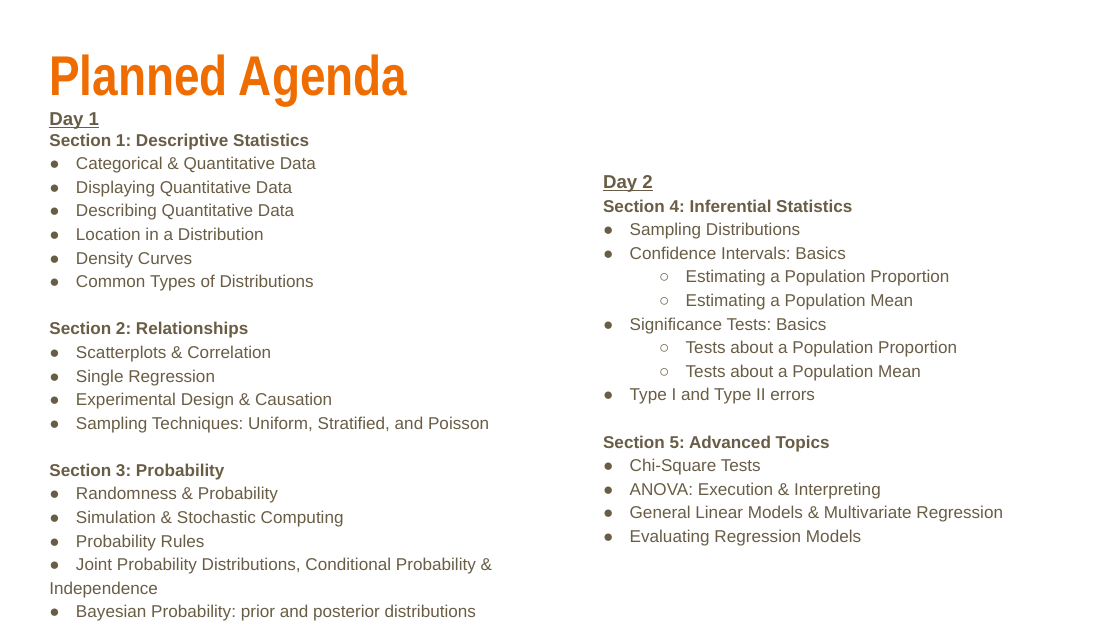
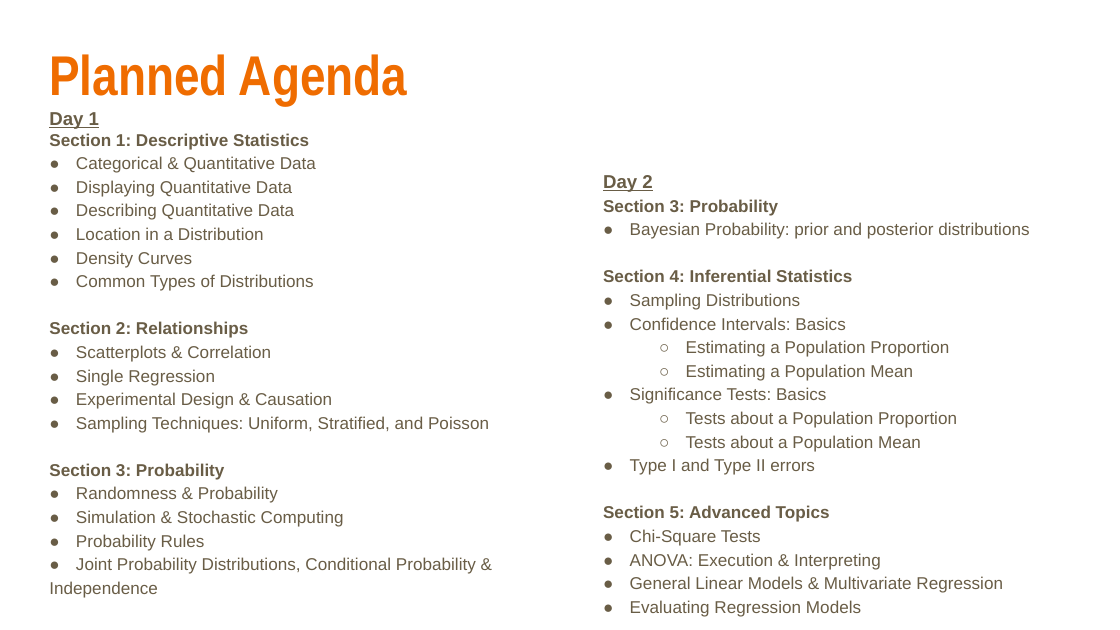
Before and after one commit to georgetown-analytics/XBUS-504-01.Data_Analysis_I_Statistics, a slide deck: slide 2 of slides/XBUS-504-2.pptx. Drawn at 1120x630 pixels with LibreOffice and Linux fonts; fonts in the diff are those of the drawing. Boxes give left, top, right and bottom in pixels: in the first picture for what was removed or moved away, otherwise in the second. Text is boxed around its words. In the diff, an @@ line names an element or a change of style, - is before the commit and + after.

```diff
--- a/slides/XBUS-504-2.pptx
+++ b/slides/XBUS-504-2.pptx
@@ text at (603,199,1029,239): paragraphs added @@
+Section 3: Probability
+● Bayesian Probability: prior and posterior distributions
@@ text at (76,604,476,621): paragraph removed @@
-● Bayesian Probability: prior and posterior distributions
```
Also in this commit, not shown: 5 other slides changed, 5 slides added, 3 slides removed, 5 other files.
